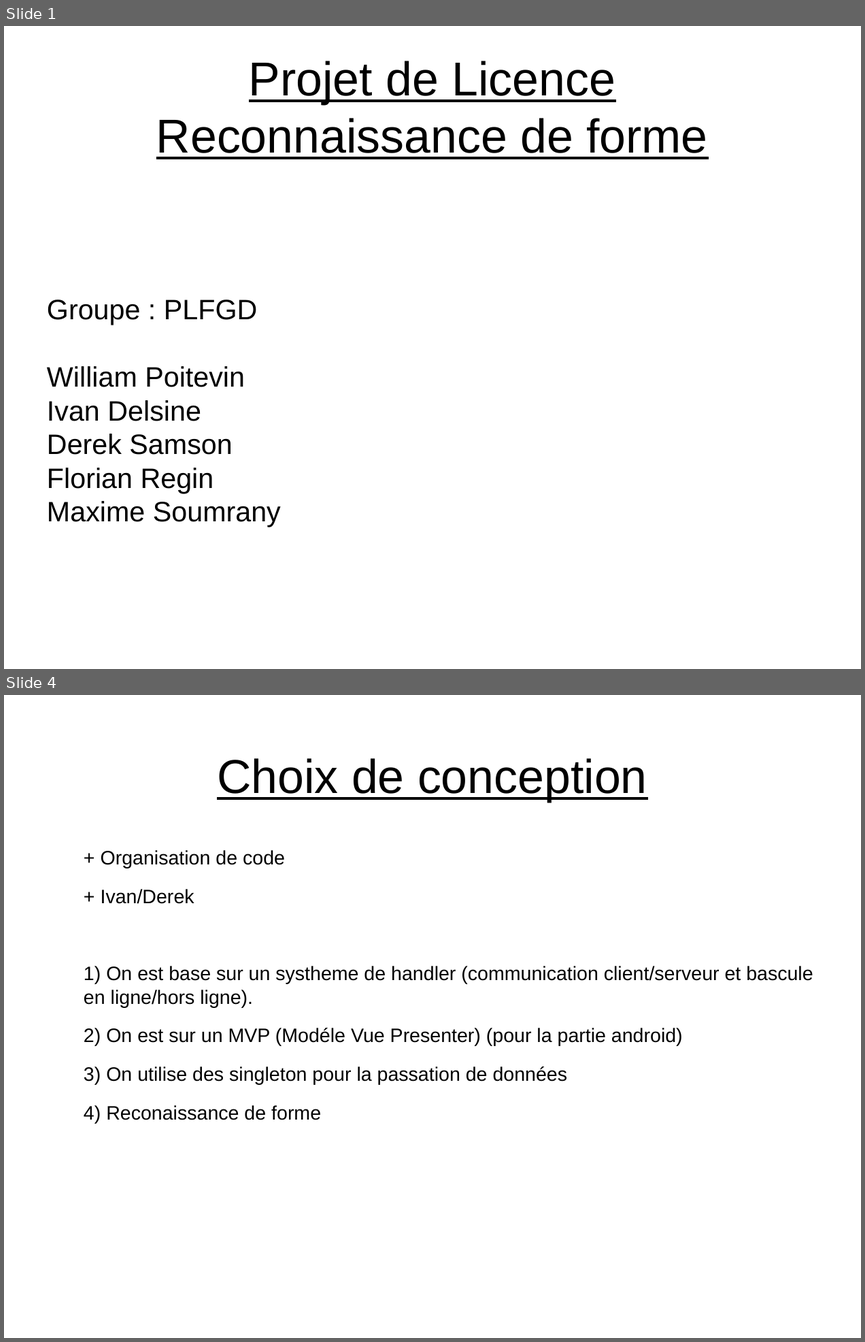
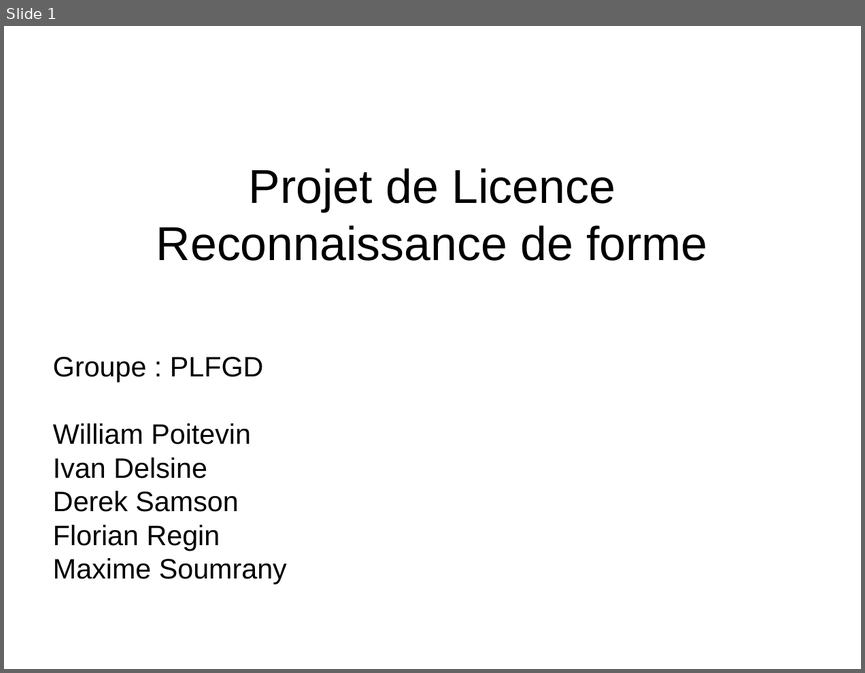
Before and after one commit to Ainorte/PLFGD, a slide deck: Documentation/Diapo.odp. Shown one above the other, each under a label of ours: slides 1 and 4 before the commit, slide 1 after it; the slides between them are not shown. The pictures are 865x1342 and 865x673 pixels, drawn with LibreOffice and Linux fonts; fonts in the diff are those of the drawing. Boxes give left, top, right and bottom in pixels: in the first picture for what was removed or moved away, otherwise in the second. Text is boxed around its words. In the diff, an @@ line names an element or a change of style, - is before the commit and + after.

```diff
--- a/Documentation/Diapo.odp
+++ b/Documentation/Diapo.odp
@@ slide 4 removed at (x1=4, y1=695, x2=861, y2=1338), background #FFFFFF @@
@@ title removed at (x1=217, y1=758, x2=647, y2=802) @@
-Choix de conception
@@ text removed at (x1=84, y1=850, x2=813, y2=1123) @@
-+ Organisation de code
-+ Ivan/Derek
-1) On est base sur un systheme de handler (communication client/serveur et bascule en ligne/hors ligne).
-2) On est sur un MVP (Modéle Vue Presenter) (pour la partie android)
-3) On utilise des singleton pour la passation de données
-4) Reconaissance de forme
@@ slide 1 changed as well @@
@@ title "Projet de Licence Reconnaissance de ..." moved from (x1=156, y1=61, x2=707, y2=159) to (x1=156, y1=168, x2=707, y2=261) @@
@@ title "Projet de Licence Reconnaissance de ..." at (x1=156, y1=168, x2=707, y2=261): underline off @@
@@ subtitle "Groupe : PLFGD" moved from (x1=47, y1=299, x2=281, y2=527) to (x1=53, y1=356, x2=287, y2=584) @@
```
Also in this commit, not shown: 1 other slide changed, 9 slides added, 4 other slides removed.
